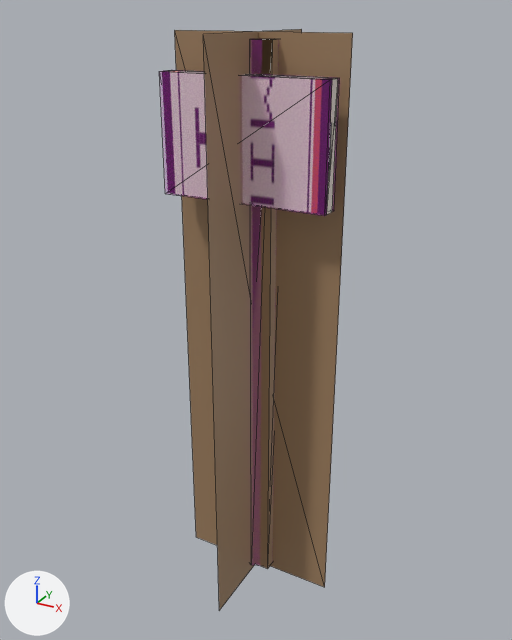
Before and after pictures for a commit that changed the COLLADA model beamng-props/mile-marker/export/dae/milemarker_011.dae.
Camera for both pictures: a 50 mm camera at (0.801, -1.466, 1.51) aimed at (-0.013, 0.015, 0.77). Lighting does not change. The marker at lower left points along +X, +Y and +Z. The older version comes first. Mesh edges are drawn as thin lines. Where no turn or scale is listed for an object, it has been applied to the vertices.

The scene before the commit, as lines of its bpy script (objects in view):
```python
me_colmesh_sign_1 = bpy.data.meshes.new('Colmesh_sign-1')
me_colmesh_sign_1.from_pydata(...)  # a box spanning x -0.21..0.21, y -0.082..-0.032, z 1.1..1.38
me_colmesh_sign_1.materials.append(mat_colmesh_material)  # pink #ff00ff
me_milemarker_011_a50 = bpy.data.meshes.new('milemarker_011_a50')
me_milemarker_011_a50.from_pydata([(-0.22, 0.0, -0.014), (0.22, 0.0, -0.014), (0.22, 0.0, 1.464), (-0.22, 0.0, 1.464), (0.0, -0.22, -0.014), (0.0, 0.22, -0.014), (0.0, 0.22, 1.464), (0.0, -0.22, 1.464)], [], [(1, 3, 0), (5, 7, 4), (1, 2, 3), (5, 6, 7)])
me_milemarker_011_a50.materials.append(mat_wood_010)  # brown #a08161
me_milemarker_011_a800 = bpy.data.meshes.new('milemarker_011_a800')
me_milemarker_011_a800.from_pydata(...)  # a box spanning x -0.05..0.05, y -0.027..0.072, z 0.0..1.45, material slot 0; a box spanning x -0.21..0.21, y -0.072..-0.042, z 1.1..1.38, material slot 1
me_milemarker_011_a800.materials.append(mat_wood_010)  # brown #a08161
me_milemarker_011_a800.materials.append(mat_sign_010)  # picture img_mile_011_png
ob_colmesh_sign_1 = bpy.data.objects.new('Colmesh_sign-1', me_colmesh_sign_1)
ob_colmesh_sign_1.location = (0.0, 0.0, 0.0)
ob_milemarker_011_a50 = bpy.data.objects.new('milemarker_011_a50', me_milemarker_011_a50)
ob_milemarker_011_a50.location = (0.0, 0.0, 0.0)
ob_milemarker_011_a800 = bpy.data.objects.new('milemarker_011_a800', me_milemarker_011_a800)
ob_milemarker_011_a800.location = (0.0, 0.0, 0.0)
# also in view: 'Colmesh_post-1' at (0.0, 0.023, 0.725)
```
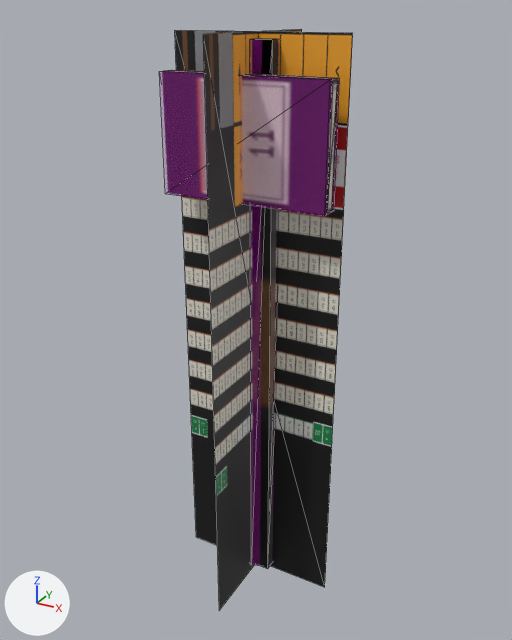
Pixel boxes (x1, y1, x2, y2) of what changed, in the pictures (512 x 640 px):
'milemarker_011_a50', recoloured (brown to grey)
    both: (175, 29, 353, 610)
part 1 of me_milemarker_011_a800, recoloured
    both: (260, 39, 278, 569)
part 2 of me_milemarker_011_a800, recoloured
    both: (167, 70, 338, 214)

What changed in the scene script:
```text
Add img_sign_atlas_2048_png:
    img_sign_atlas_2048_png = load_image('sign_atlas_2048.png', 'sign_atlas_2048.png', 2048, 2048, 'sRGB')
Add mat_parkersignatlas:
    mat_parkersignatlas = principled_material('ParkerSignAtlas')
    mat_parkersignatlas.texture = img_sign_atlas_2048_png
    mat_parkersignatlas.metallic = 0.05
Change me_milemarker_011_a800:
    where me_milemarker_011_a800.from_pydata(...)  # 16 vertices, 24 faces; spans x -0.21..0.21, y -0.072..0.072, z 0.0..1.45
    used by ob_milemarker_011_a800; location = (0.0, 0.0, 0.0)
    me_milemarker_011_a800 part 1: 12 faces spanning x -0.05..0.05, y -0.027..0.072, z 0.0..1.45 switch from mat_wood_010 (brown #a08161) to mat_parkersignatlas (picture img_sign_atlas_2048_png)
    me_milemarker_011_a800 part 2: 12 faces spanning x -0.21..0.21, y -0.072..-0.042, z 1.1..1.38 switch from mat_sign_010 (picture img_mile_011_png) to mat_parkersignatlas (picture img_sign_atlas_2048_png)
Change me_milemarker_011_a50:
    where me_milemarker_011_a50.from_pydata(...)  # 8 vertices, 4 faces; spans x -0.22..0.22, y -0.22..0.22, z -0.014..1.464
    remove me_milemarker_011_a50.materials.append(mat_wood_010)  # brown #a08161
    add me_milemarker_011_a50.materials.append(mat_parkersignatlas)  # picture img_sign_atlas_2048_png
```
